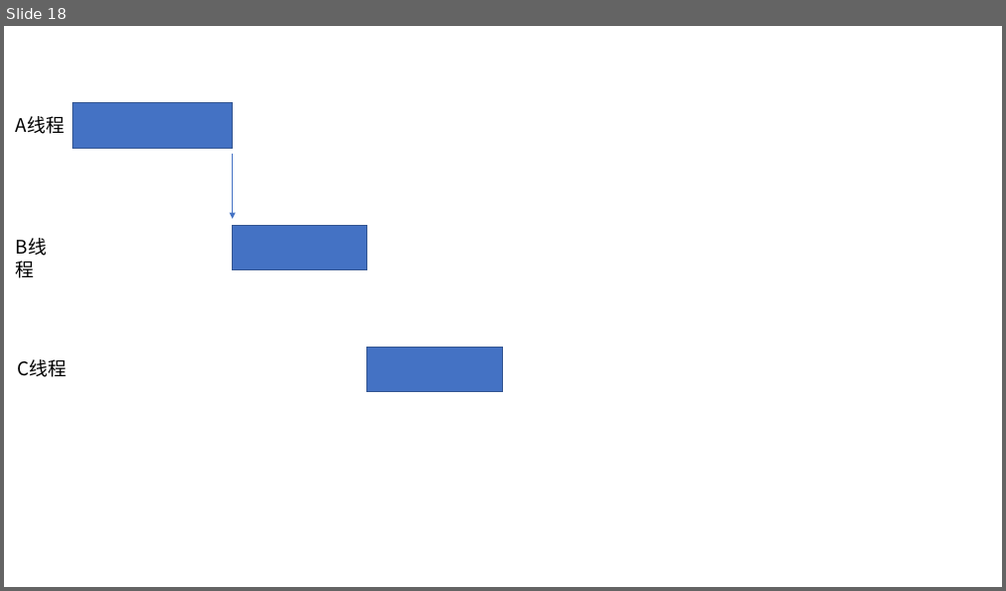
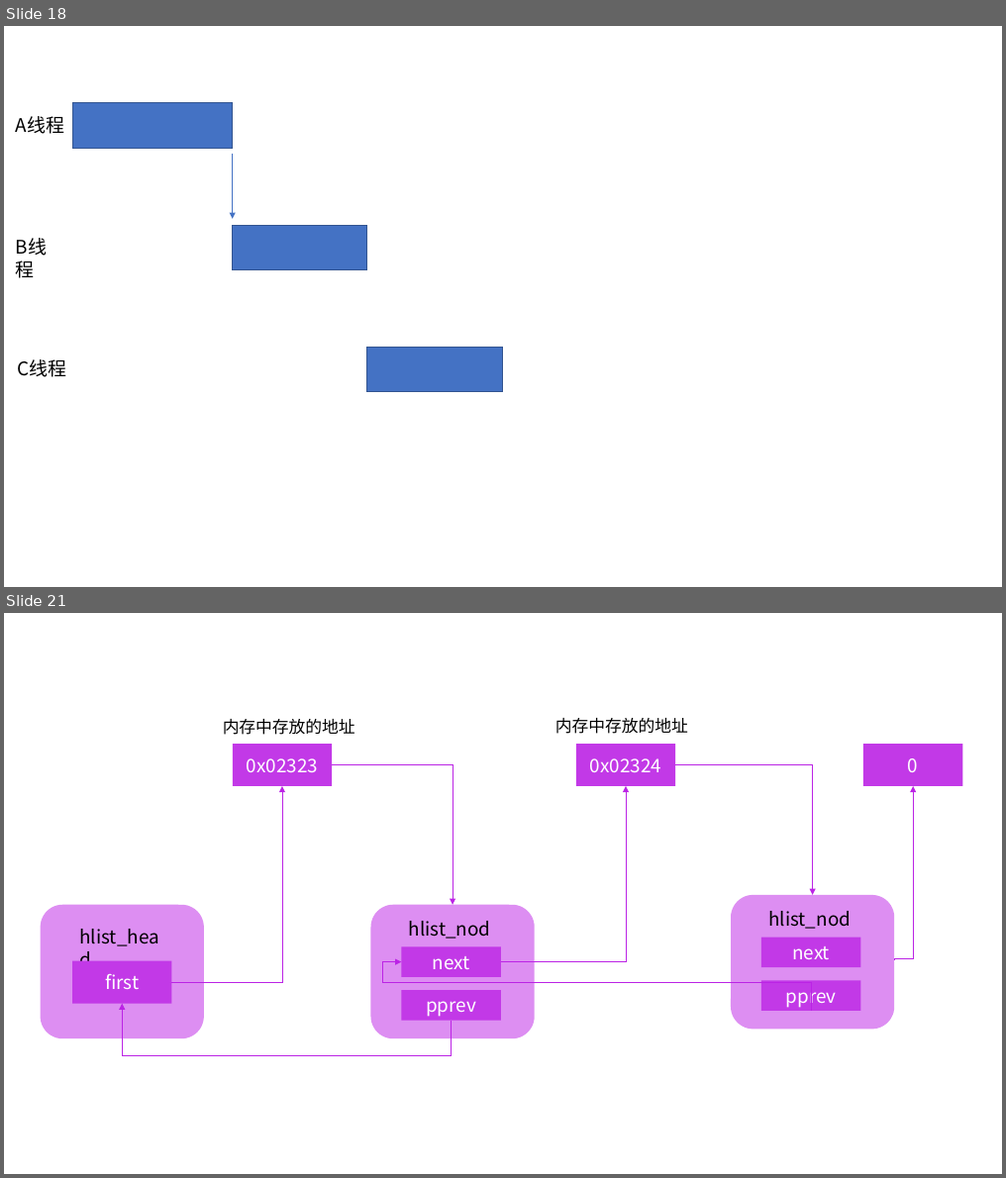
Before and after one commit to lihaoAd/Note, a slide deck: android/binder/binder.pptx. Shown one above the other, each under a label of ours: slide 18 before the commit, slides 18 and 21 after it; the slides between them are not shown. The pictures are 1006x591 and 1006x1178 pixels, drawn with LibreOffice and Linux fonts; fonts in the diff are those of the drawing. Boxes give left, top, right and bottom in pixels: in the first picture for what was removed or moved away, otherwise in the second. Text is boxed around its words. In the diff, an @@ line names an element or a change of style, - is before the commit and + after.

```diff
--- a/android/binder/binder.pptx
+++ b/android/binder/binder.pptx
@@ slide 21 added at bbox=[4, 613, 1002, 1174], background #FFFFFF @@
@@ text added at bbox=[223, 719, 355, 735], 16 pt, text #000000 @@
+内存中存放的地址
@@ text added at bbox=[555, 718, 688, 734], 16 pt, text #000000 @@
+内存中存放的地址
@@ rectangle added at bbox=[233, 744, 332, 786], fill #C239E7, 18 pt, text #FFFFFF @@
+0x02323
@@ rectangle added at bbox=[576, 744, 675, 786], fill #C239E7, 18 pt, text #FFFFFF @@
+0x02324
@@ rectangle added at bbox=[863, 744, 963, 786], fill #C239E7, 18 pt, text #FFFFFF @@
+0
@@ elbow arrow added from (171, 983) to (282, 786), #BB23E5 0.5 pt @@
@@ elbow arrow added from (332, 765) to (452, 905), #BB23E5 0.5 pt @@
@@ elbow arrow added from (501, 961) to (626, 786), #BB23E5 0.5 pt @@
@@ elbow arrow added from (675, 765) to (813, 895), #BB23E5 0.5 pt @@
@@ elbow arrow added from (895, 960) to (914, 786), #BB23E5 0.5 pt @@
@@ rounded rectangle added at bbox=[40, 905, 204, 1039], fill #DD8EF2 @@
@@ text added at bbox=[80, 929, 159, 947], 18 pt, text #000000 @@
+hlist_head
@@ rectangle added at bbox=[72, 961, 171, 1004], fill #C239E7, 18 pt, text #FFFFFF @@
+first
@@ elbow arrow added from (811, 1011) to (402, 961), #BB23E5 0.5 pt @@
@@ group added at bbox=[371, 905, 535, 1039]: 2 rectangles, 1 rounded rectangle, 1 text @@
+hlist_node
+next
+pprev
@@ group added at bbox=[731, 895, 895, 1029]: 2 rectangles, 1 rounded rectangle, 1 text @@
+hlist_node
+next
+pprev
@@ elbow arrow added from (450, 1021) to (122, 1004), #BB23E5 0.5 pt @@
```
Also in this commit, not shown: 2 other slides added, 9 other files.
